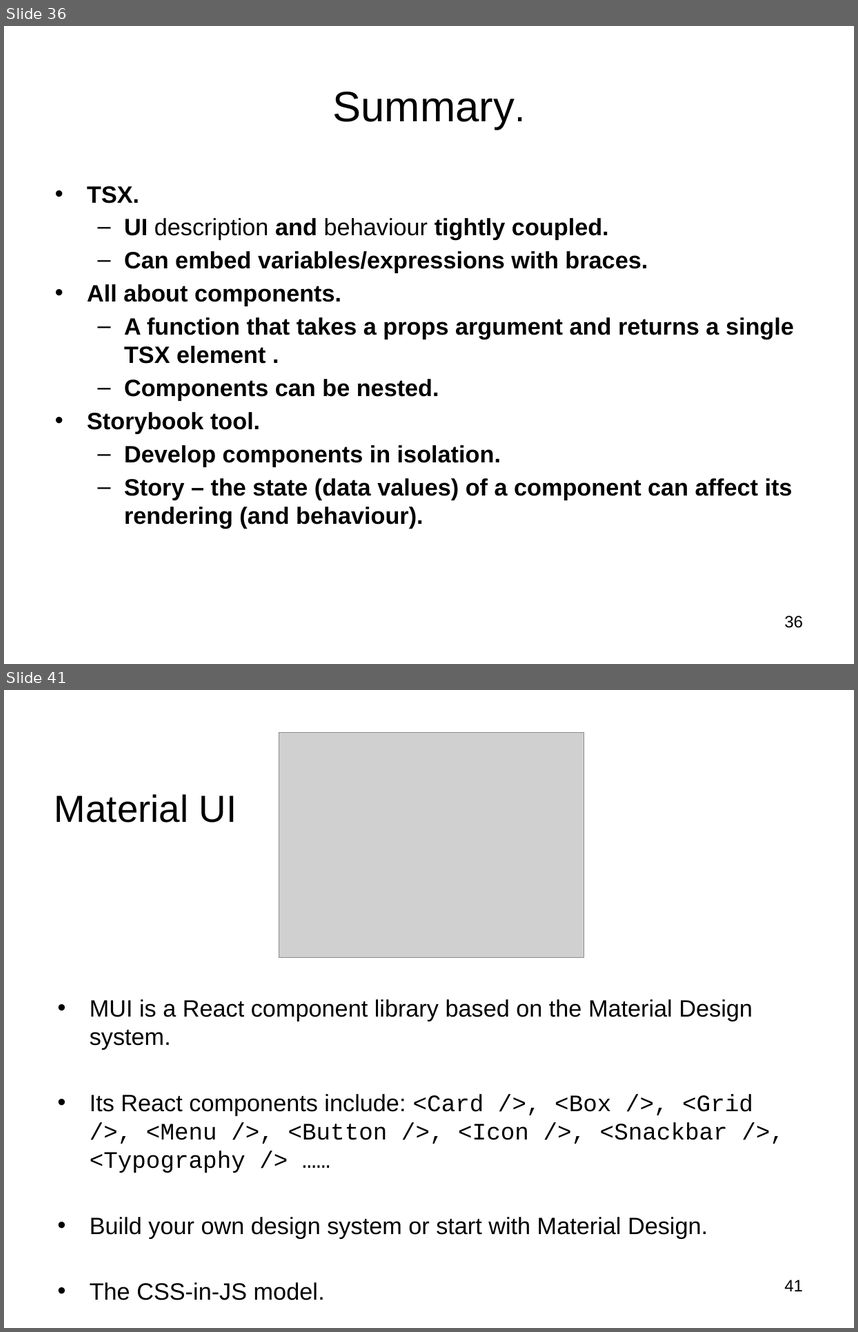
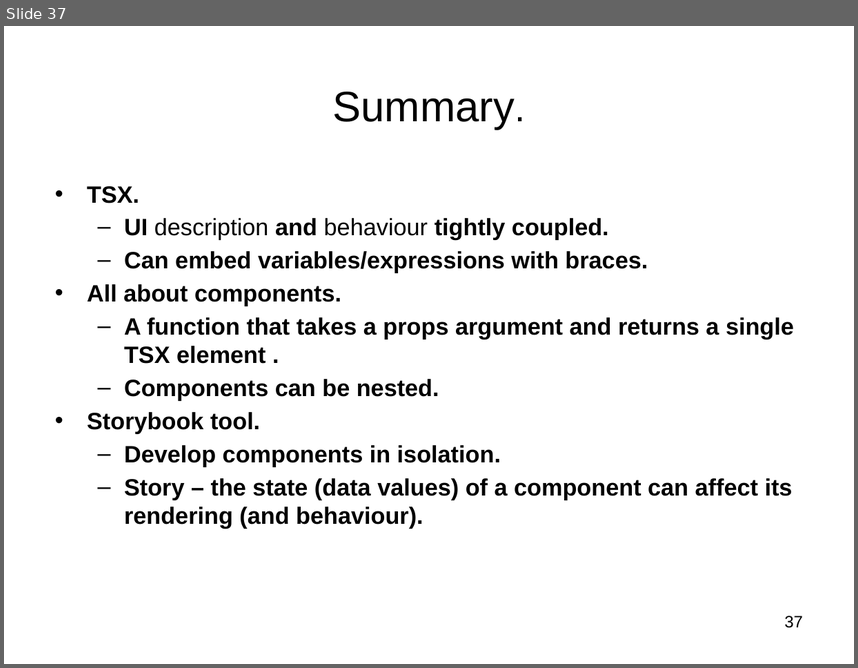
Before and after one commit to diarmuidoconnor/ewd-module-2025, a slide deck: topic04/talk-1/ReactJS_01.pptx. Shown one above the other, each under a label of ours: slides 36 and 41 before the commit, slide 37 after it; the slides between them are not shown. The pictures are 858x1332 and 858x668 pixels, drawn with LibreOffice and Linux fonts; fonts in the diff are those of the drawing; grey boxes stand for pictures. Boxes give left, top, right and bottom in pixels: in the first picture for what was removed or moved away, otherwise in the second. Text is boxed around its words. In the diff, an @@ line names an element or a change of style, - is before the commit and + after.

```diff
--- a/topic04/talk-1/ReactJS_01.pptx
+++ b/topic04/talk-1/ReactJS_01.pptx
@@ slide 41 removed at (x1=4, y1=690, x2=854, y2=1328), background #FFFFFF @@
@@ picture removed at (x1=279, y1=733, x2=584, y2=958) @@
@@ title removed at (x1=54, y1=794, x2=237, y2=822) @@
-Material UI
@@ text removed at (x1=90, y1=999, x2=753, y2=1300) @@
-• MUI is a React component library based on the Material Design system.
-• Its React components include: <Card />, <Box />, <Grid />, <Menu />, <Button />, <Icon />, <Snackbar />, <Typography /> ……
-• Build your own design system or start with Material Design.
-• The CSS-in-JS model.
@@ page number removed at (x1=784, y1=1279, x2=803, y2=1291) @@
-41
@@ what was slide 36 is now slide 37 @@
@@ page number at (x1=784, y1=615, x2=803, y2=628): text changed @@
-36
+37
```
Also in this commit, not shown: 5 slides changed, 1 slide added, 6 other slides removed, 2 other files.
